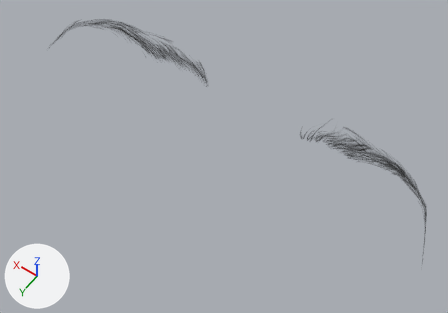
Before and after pictures for a commit that changed the glTF model assets/modular/eyebrows/eyebrow011_male.glb.
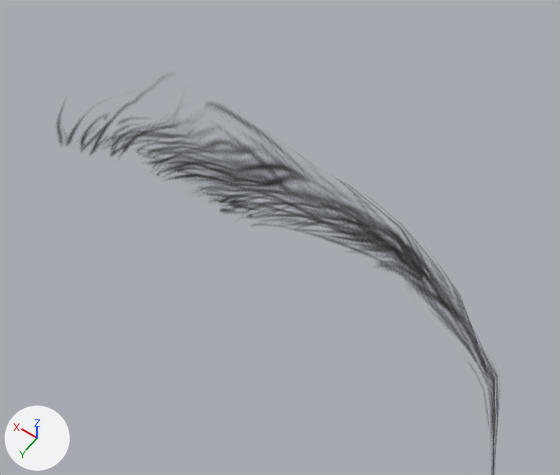
The first picture shows the older version from a 50 mm camera at (-0.0572, -0.0616, 1.8251) aimed at (-0.0037, -0.1364, 1.7075). The close-ups show the older and then the newer version on the part from 63% to 99% of the width and 31% to 75% of the height of that picture. Only the edits that show in the close-ups are written down. Every picture has the same lights, and +X, +Y and +Z are marked at lower left.

The first close-up shows 'Human.eyebrow011'.
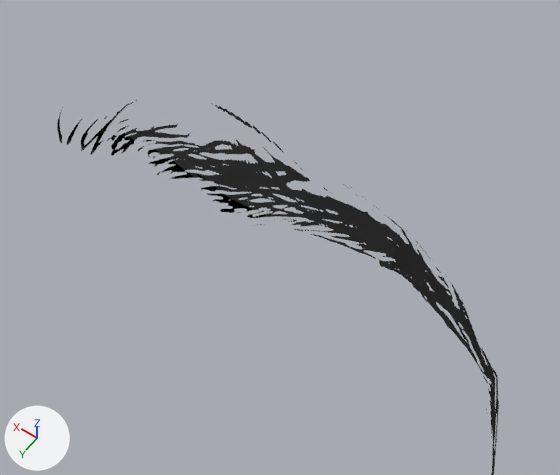
Pixel boxes (x1, y1, x2, y2) of what changed, in the close-ups (560 x 475 px):
'Human.eyebrow011', surface changed: (57, 99, 499, 475) in both

Diff of the bpy script that builds the scene:
```diff
--- a/assets/modular/eyebrows/eyebrow011_male.glb.py
+++ b/assets/modular/eyebrows/eyebrow011_male.glb.py
@@ mat_human_eyebrow011 @@
 n1 = _N.new('ShaderNodeOutputMaterial'); n1.name = 'Material Output'
+n5 = _N.new('ShaderNodeMath'); n5.name = 'Math'
+n5.operation = 'SUBTRACT'
+n5.inputs[0].default_value = 1.0  # 'Value'
+n6 = _N.new('ShaderNodeMath'); n6.name = 'Math.001'
+n6.operation = 'LESS_THAN'
 n2 = _N.new('ShaderNodeTexImage'); n2.name = 'Image Texture'
@@ mat_human_eyebrow011 @@
 n0 = _N.new('ShaderNodeBsdfPrincipled'); n0.name = 'Principled BSDF'
 _L.new(n2.outputs[0], n0.inputs[0])  # 'Color' to 'Base Color'
-_L.new(n2.outputs[1], n0.inputs[4])  # 'Alpha' to 'Alpha'
 _L.new(n3.outputs[0], n0.inputs[5])  # 'Normal' to 'Normal'
 _L.new(n4.outputs[0], n3.inputs[1])  # 'Color' to 'Color'
+_L.new(n5.outputs[0], n0.inputs[4])  # 'Value' to 'Alpha'
+_L.new(n6.outputs[0], n5.inputs[1])  # 'Value' to 'Value'
+_L.new(n2.outputs[1], n6.inputs[0])  # 'Alpha' to 'Value'
```
